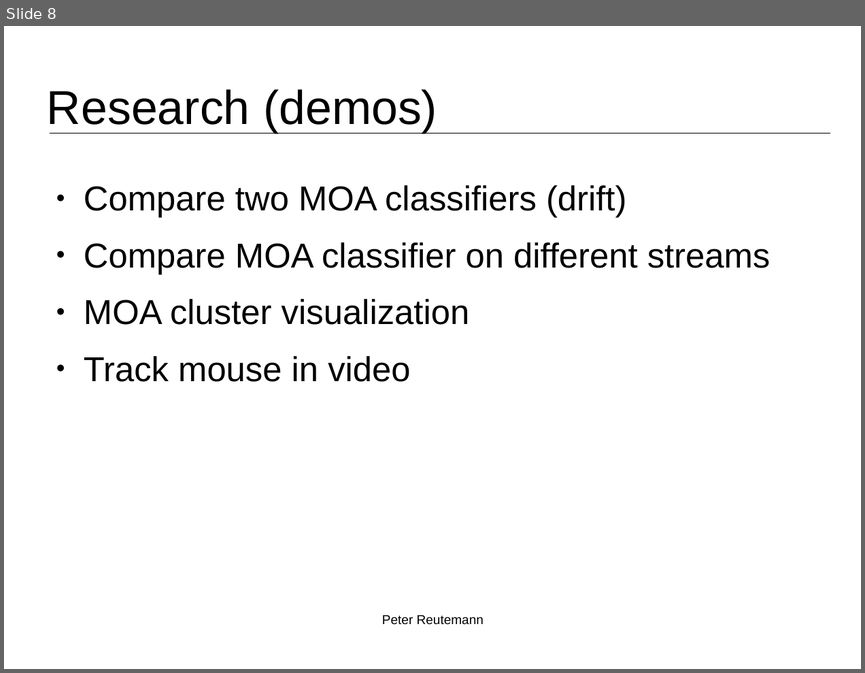
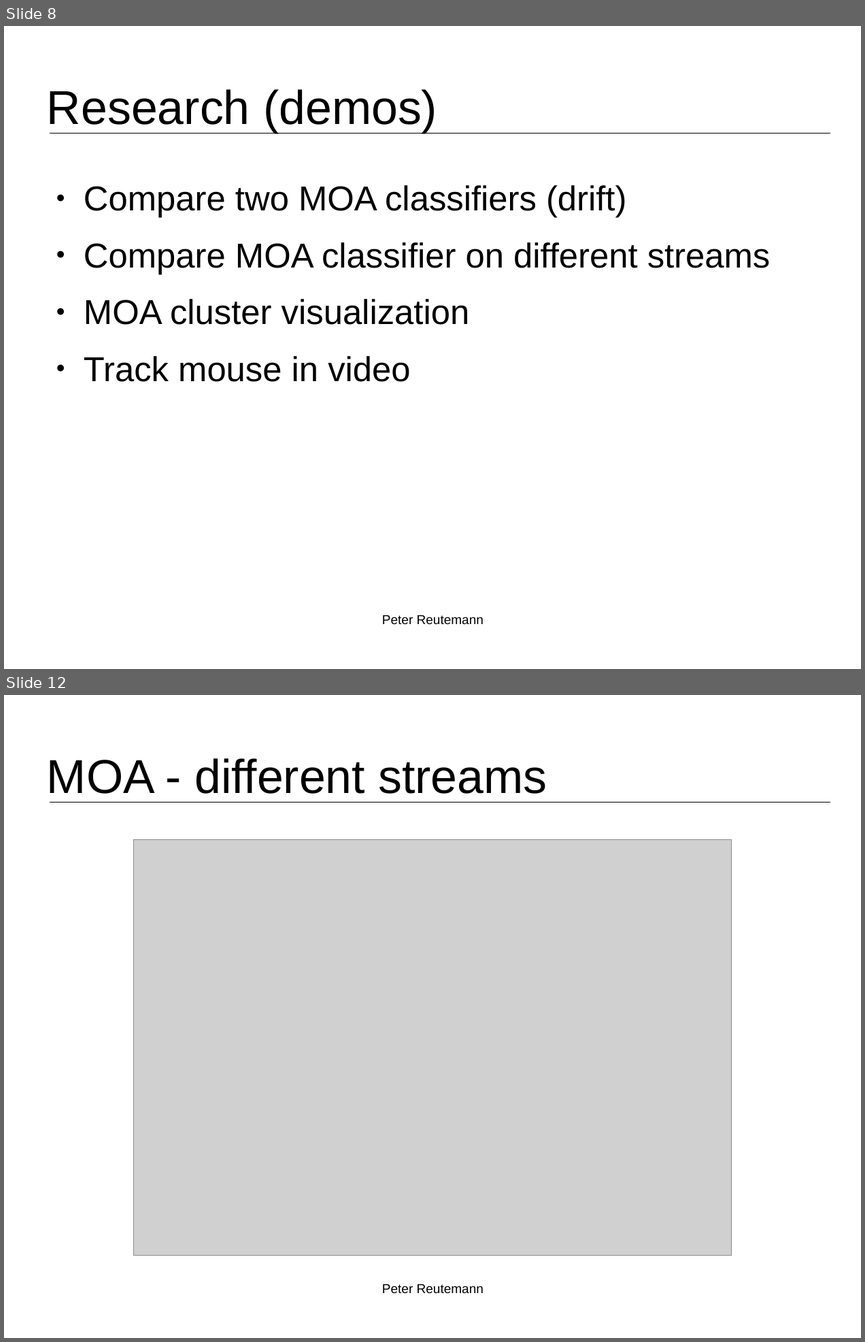
Before and after one commit to fracpete/adams-webpage, a slide deck: events/bigmine2015/bigmine2015-adams-slides.odp. Shown one above the other, each under a label of ours: slide 8 before the commit, slides 8 and 12 after it; the slides between them are not shown. The pictures are 865x673 and 865x1342 pixels, drawn with LibreOffice and Linux fonts; fonts in the diff are those of the drawing; grey boxes stand for pictures; background and template pictures are left out. Boxes give left, top, right and bottom in pixels: in the first picture for what was removed or moved away, otherwise in the second. Text is boxed around its words. In the diff, an @@ line names an element or a change of style, - is before the commit and + after.

```diff
--- a/events/bigmine2015/bigmine2015-adams-slides.odp
+++ b/events/bigmine2015/bigmine2015-adams-slides.odp
@@ slide 12 added at [4, 695, 861, 1338], background #FFFFFF; not listed: 1 template element that a slide beside it also shows @@
@@ title added at [47, 758, 547, 794], 44 pt, text #000000 @@
+MOA - different streams
@@ picture added at [133, 840, 731, 1255] @@
@@ text added at [382, 1284, 483, 1293], 12 pt, text #000000 @@
+Peter Reutemann
```
Also in this commit, not shown: 1 slide changed, 7 other slides added, 2 other files.
